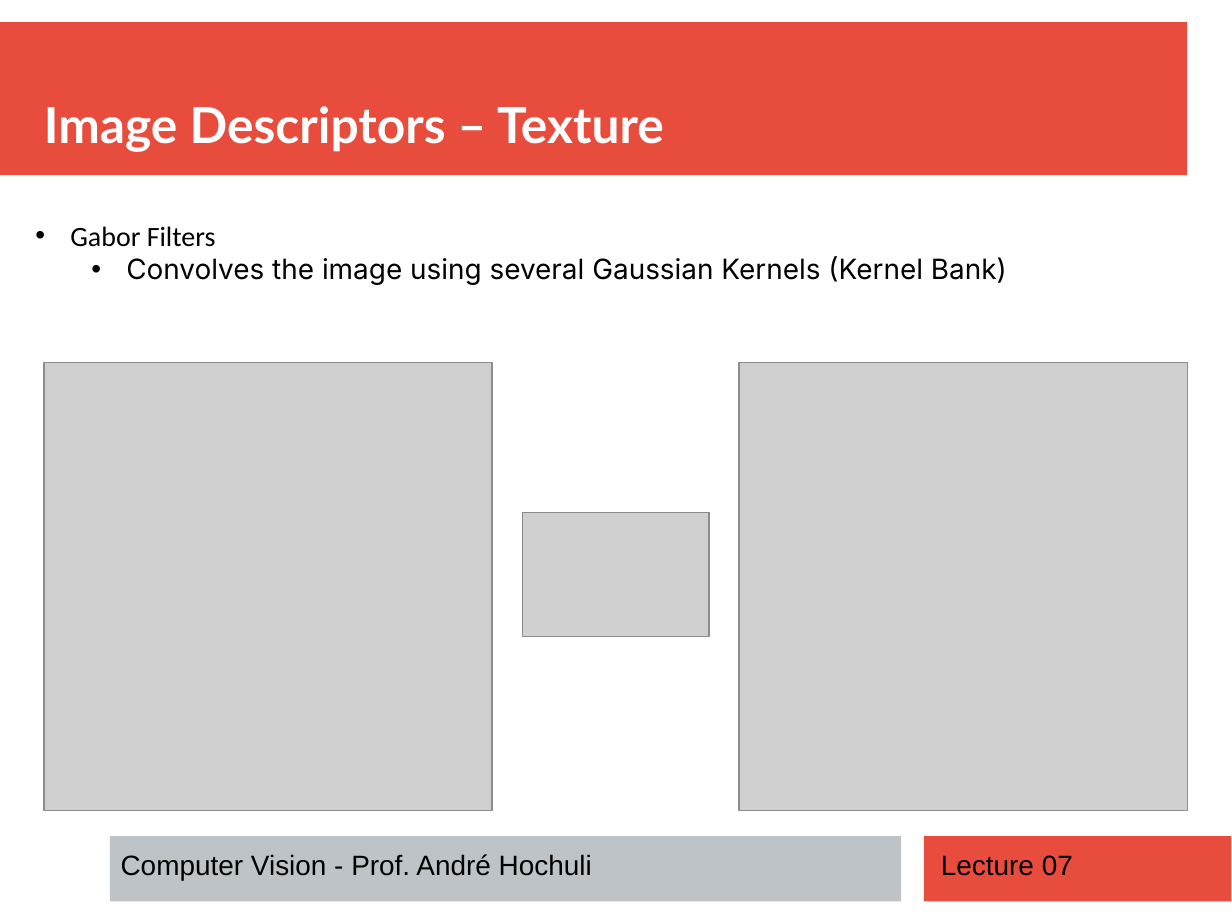
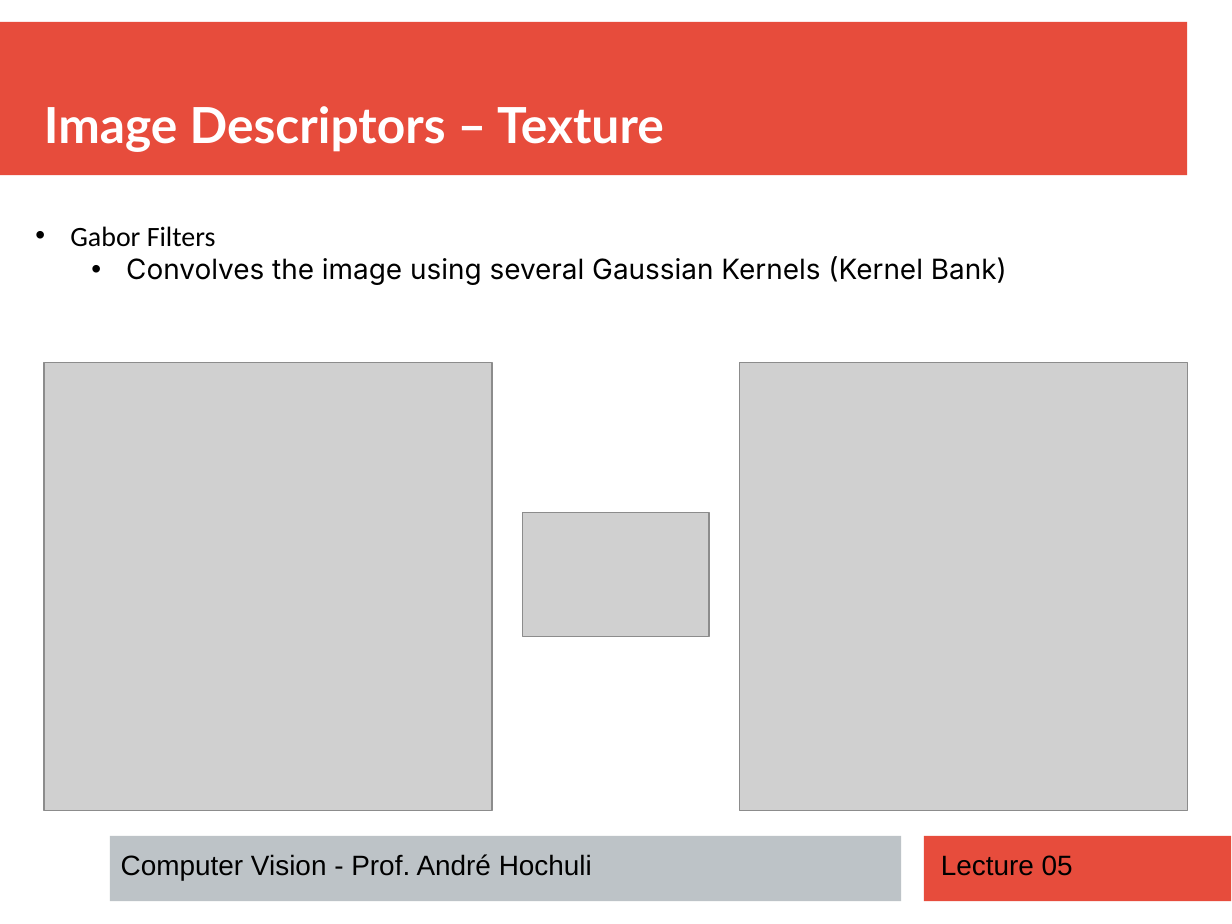
Before and after one commit to andrehochuli/teaching, a slide deck: slide 25 of ComputerVision/Lecture 05 - Feature Extraction/Lecture 05 - Feature Extraction.pptx. Drawn at 1232x924 pixels with LibreOffice and Linux fonts; fonts in the diff are those of the drawing; grey boxes stand for pictures. Boxes give left, top, right and bottom in pixels: in the first picture for what was removed or moved away, otherwise in the second. Text is boxed around its words. In the diff, an @@ line names an element or a change of style, - is before the commit and + after.

Commit message:
Update 2026.2

```diff
--- a/ComputerVision/Lecture 05 - Feature Extraction/Lecture 05 - Feature Extraction.pptx
+++ b/ComputerVision/Lecture 05 - Feature Extraction/Lecture 05 - Feature Extraction.pptx
@@ text at (941,855,1073,876): text changed @@
-Lecture 07
+Lecture 05
```
Also in this commit, not shown: 9 other slides changed.
